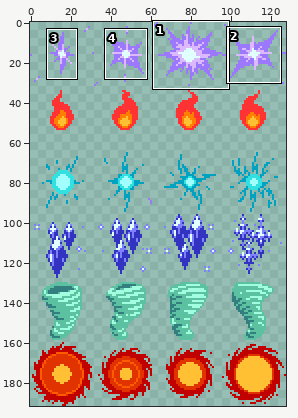
File history of a sprite sheet, src/public/img/spell-sprites-alpha.png. The first picture is a wide view before the edit; the outline marks the close-up.
Close-up. First the earlier version:
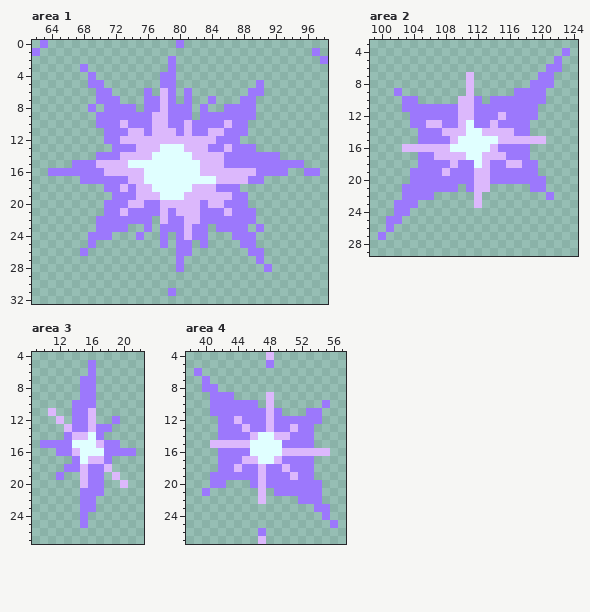
The file is 128x192 pixels. Shown: area 1: x 62..98, y 0..32; area 2: x 99..124, y 3..29; area 3: x 9..22, y 4..27; area 4: x 38..57, y 4..27. The commit also changed other parts of the picture, which this record leaves out.
After the commit:
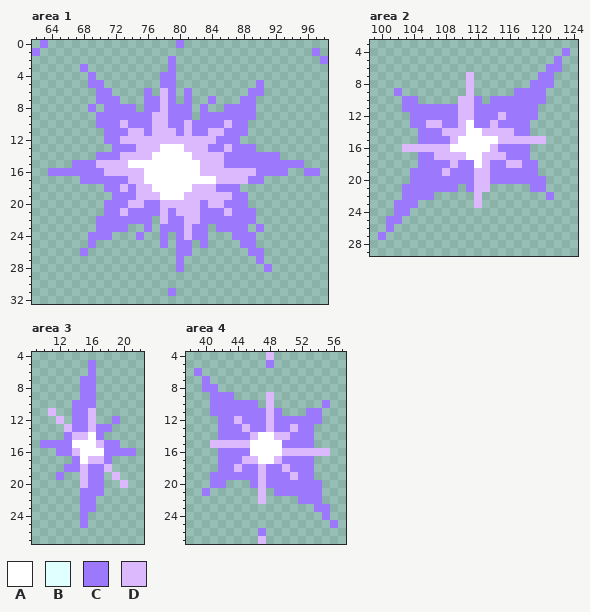
Palette (. is transparent): A #ffffff  B #e0ffff  C #9c78fc  D #dcb8fc
The edit:
{"where": "area 1"}
{"y":13,"x":78,"old":"BBB","new":"AAA"}
{"y":14,"x":77,"old":"BBBBB","new":"AAAAA"}
{"y":15,"x":74,"old":"BBBBBBBBB","new":"AAAAAAAAA"}
{"y":16,"x":76,"old":"BBBBBBB","new":"AAAAAAA"}
{"y":17,"x":76,"old":"BBBBBBBBB","new":"AAAAAAAAA"}
{"y":18,"x":77,"old":"BBBBB","new":"AAAAA"}
{"y":19,"x":78,"old":"BBB","new":"AAA"}
{"where": "area 2"}
{"y":13,"x":111,"old":"B","new":"A"}
{"y":14,"x":111,"old":"BB","new":"AA"}
{"y":15,"x":110,"old":"BBBBB","new":"AAAAA"}
{"y":16,"x":109,"old":"BBBBB","new":"AAAAA"}
{"y":17,"x":111,"old":"BB","new":"AA"}
{"y":18,"x":112,"old":"B","new":"A"}
{"where": "area 3"}
{"y":14,"x":16,"old":"B","new":"A"}
{"y":15,"x":14,"old":"BBB","new":"AAA"}
{"y":16,"x":15,"old":"BBB","new":"AAA"}
{"y":17,"x":15,"old":"B","new":"A"}
{"where": "area 4"}
{"y":14,"x":47,"old":"BB","new":"AA"}
{"y":15,"x":46,"old":"BBBB","new":"AAAA"}
{"y":16,"x":46,"old":"BBBB","new":"AAAA"}
{"y":17,"x":47,"old":"BB","new":"AA"}
{"label":"changed","picture_box":[128,144,216,200]}
{"label":"changed","picture_box":[450,120,498,168]}
{"label":"changed","picture_box":[72,432,104,464]}
{"label":"changed","picture_box":[250,432,282,464]}
